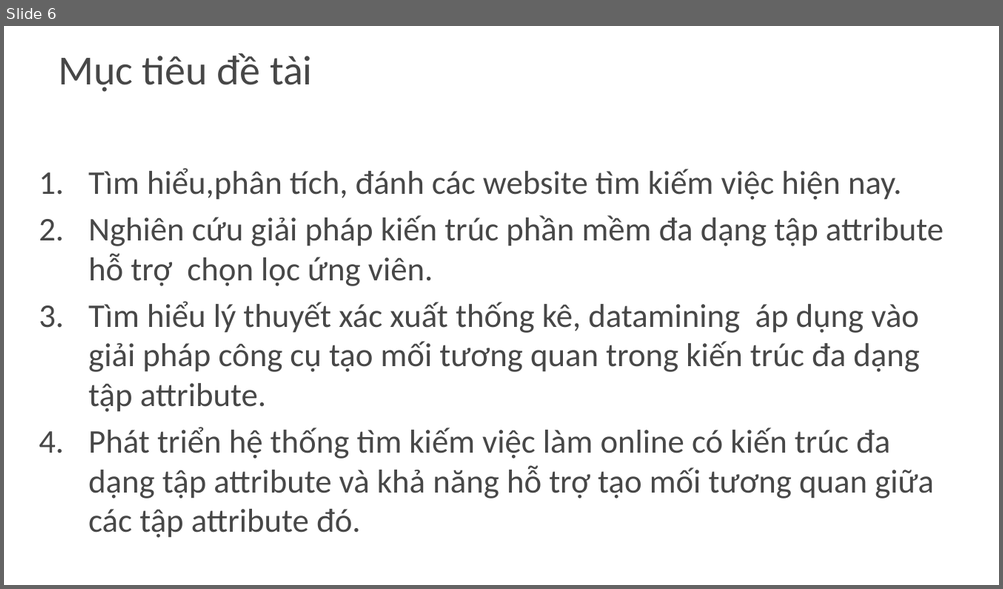
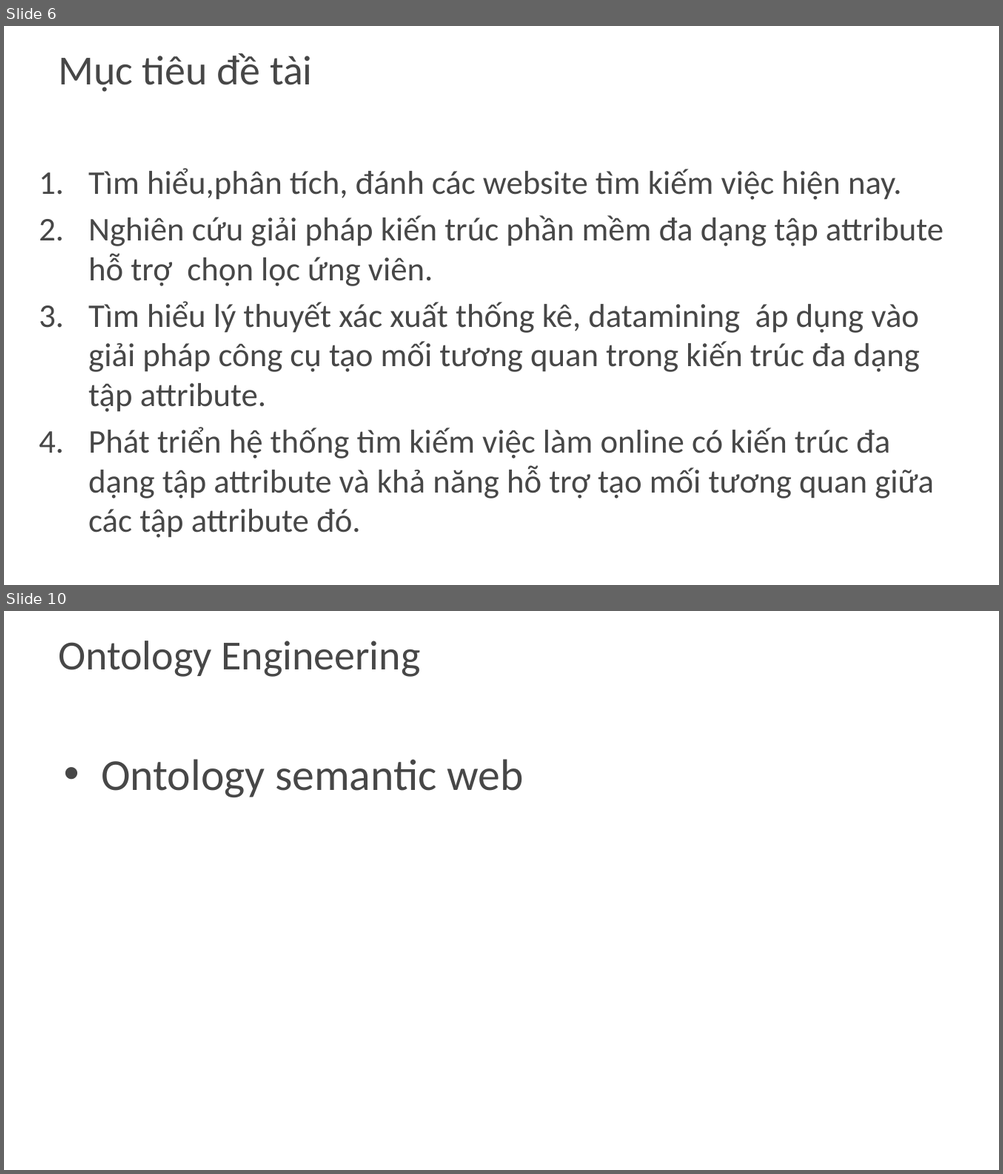
Before and after one commit to khanhduy94/jobzoom, a slide deck: Documents/JobZoom.pptx. Shown one above the other, each under a label of ours: slide 6 before the commit, slides 6 and 10 after it; the slides between them are not shown. The pictures are 1003x589 and 1003x1174 pixels, drawn with LibreOffice and Linux fonts; fonts in the diff are those of the drawing; background and template pictures are left out. Boxes give left, top, right and bottom in pixels: in the first picture for what was removed or moved away, otherwise in the second. Text is boxed around its words. In the diff, an @@ line names an element or a change of style, - is before the commit and + after.

```diff
--- a/Documents/JobZoom.pptx
+++ b/Documents/JobZoom.pptx
@@ slide 10 added at [4, 611, 999, 1170], background picture (left out) @@
@@ title added at [58, 641, 420, 677], 30 pt, text #474747 @@
+Ontology Engineering
@@ text added at [101, 759, 523, 798], 32 pt, text #474747 @@
+• Ontology semantic web
```
Also in this commit, not shown: 1 slide changed, 5 other slides added, 1 slide removed.
